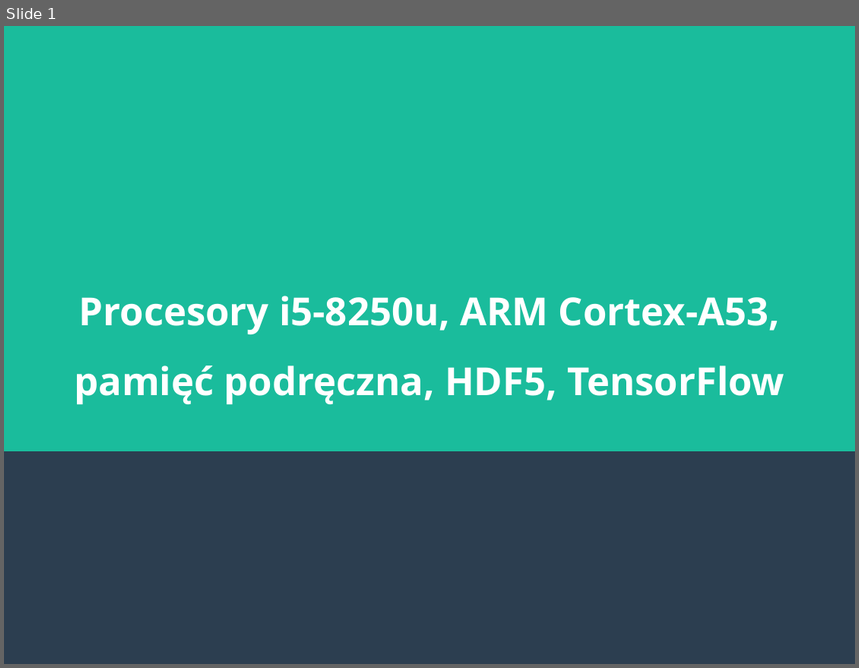
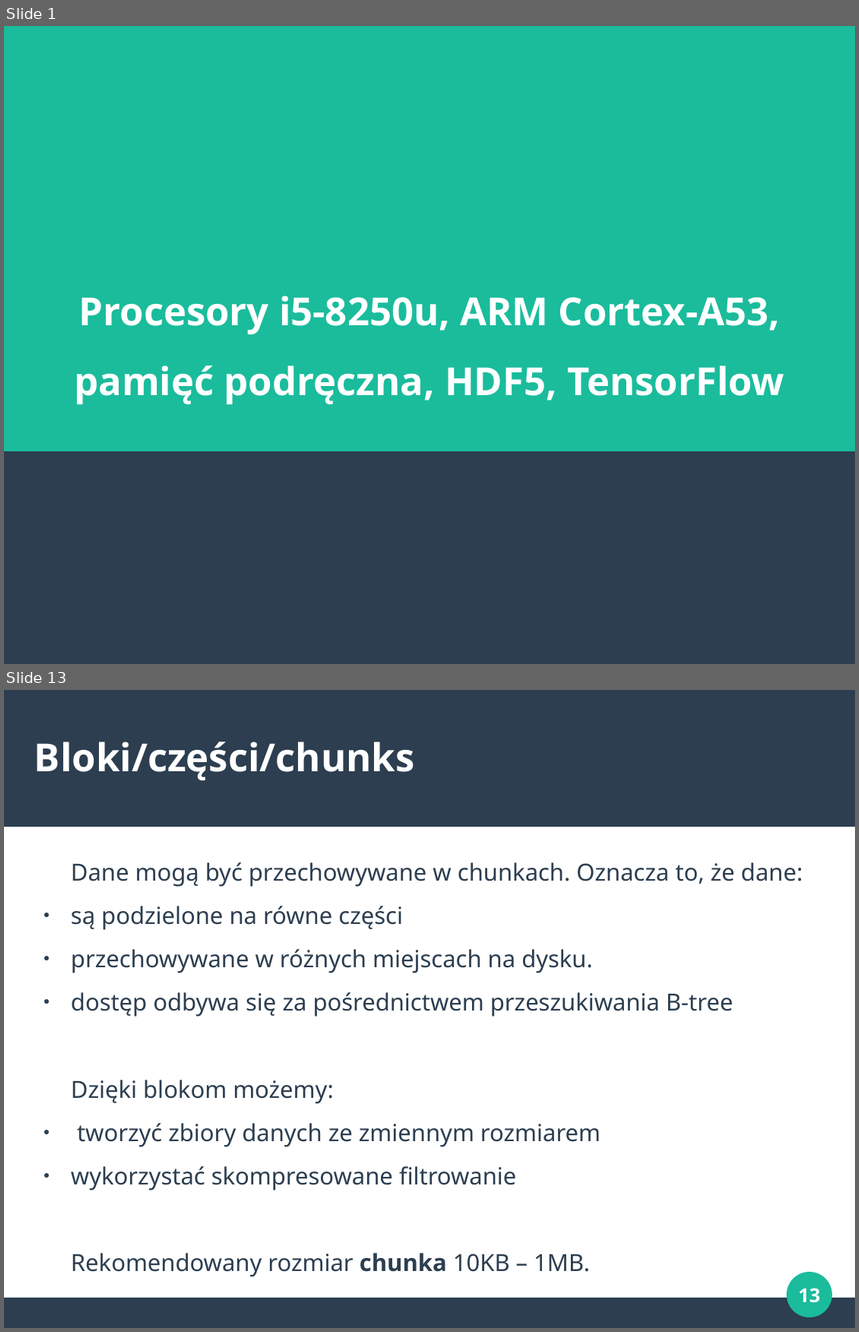
Before and after one commit to marcinbedcyc/seminarium, a slide deck: prezentacje/hdf5.odp. Shown one above the other, each under a label of ours: slide 1 before the commit, slides 1 and 13 after it; the slides between them are not shown. The pictures are 859x668 and 859x1332 pixels, drawn with LibreOffice and Linux fonts; fonts in the diff are those of the drawing. Boxes give left, top, right and bottom in pixels: in the first picture for what was removed or moved away, otherwise in the second. Text is boxed around its words. In the diff, an @@ line names an element or a change of style, - is before the commit and + after.

```diff
--- a/prezentacje/hdf5.odp
+++ b/prezentacje/hdf5.odp
@@ slide 13 added at (4, 690, 855, 1328), background #FFFFFF @@
@@ rectangle added at (4, 690, 855, 827), fill #2C3E50 @@
@@ title added at (34, 742, 415, 780), 36 pt, text #FFFFFF, bold @@
+Bloki/części/chunks
@@ text added at (71, 863, 803, 1277), 22 pt, text #2C3E50 @@
+Dane mogą być przechowywane w chunkach. Oznacza to, że dane:
+● są podzielone na równe części
+● przechowywane w różnych miejscach na dysku.
+● dostęp odbywa się za pośrednictwem przeszukiwania B-tree
+Dzięki blokom możemy:
+● tworzyć zbiory danych ze zmiennym rozmiarem
+● wykorzystać skompresowane filtrowanie
+Rekomendowany rozmiar chunka 10KB – 1MB.
@@ ellipse added at (788, 1272, 833, 1318), fill #1ABC9C @@
@@ rectangle added at (4, 1298, 855, 1328), fill #2C3E50 @@
@@ page number added at (798, 1288, 820, 1303), 18 pt, text #FFFFFF, bold @@
+13
```
Also in this commit, not shown: 3 slides changed, 15 other slides added, 1 slide removed, 2 other files.
